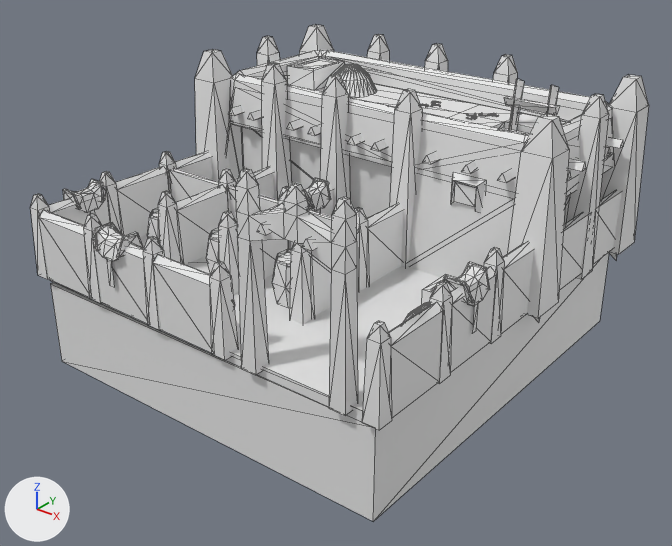
The COLLADA model art/meshes/structural/mande/stable.dae as it was, and as the next commit left it.
Both versions are drawn from a 50 mm lens placed at (23.3, -29.0, 17.2), pointed at (0.8, -0.9, -0.3). The axes (+X, +Y, +Z) are drawn at lower left. The lights are the same throughout. The older version comes first. Mesh edges are drawn as thin lines.

Before the edit, the objects in view are built like this:
```python
me_esfera_777 = bpy.data.meshes.new('Esfera.777')
me_esfera_777.from_pydata(...)  # 2060 vertices, 3264 faces; spans x -9.0..9.7, y -9.5..9.6, z -4.2..7.6
me_esfera_777.materials.append(mat_a_a____text_mandé_finais)  # white #e7e7e7
ob_stable = bpy.data.objects.new('stable', me_esfera_777)
ob_stable.location = (0.0, 0.0, 0.0)
```
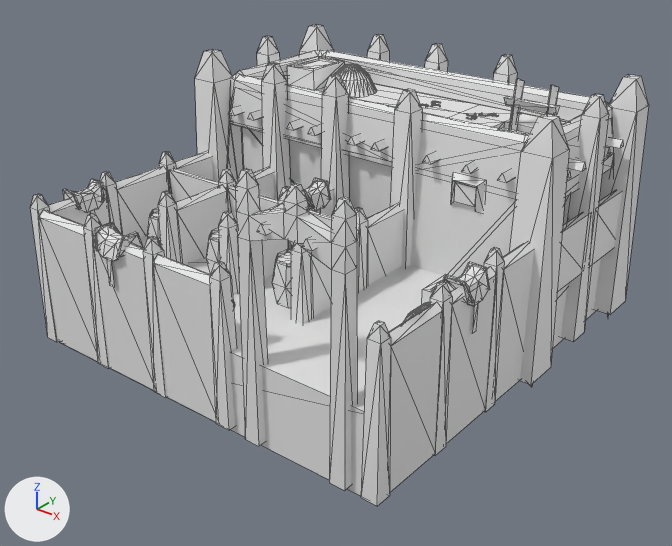
Changed parts and their boxes (x1, y1, x2, y2) in the pictures (672 x 546 px; the box of a moved part takes in the faces that stretch with it):
'stable', reshaped
    before: (30, 25, 649, 521)
    after: (30, 25, 649, 506)
part 1 of me_esfera_777, deleted
    before: (51, 253, 609, 521)
part 2 of me_esfera_777, moved or reshaped
    before: (31, 55, 647, 430)
    after: (31, 55, 647, 506)

The edits, one by one:
me_esfera_777 is used by ob_stable; location (0.0, 0.0, 0.0).
me_esfera_777 had 2060 vertices, 3264 faces and spanned x -9.0..9.7, y -9.5..9.6, z -4.2..7.6.
me_esfera_777 now has 2052 vertices, 3254 faces and spans x -9.0..9.7, y -9.5..9.6, z -3.7..7.6.
me_esfera_777 part 1: the loose piece of 8 vertices spanning x -8.1..8.9, y -9.0..8.9, z -4.2..-0.2 is deleted.
Part 2, on me_esfera_777:
4 faces are deleted.
214 vertices in x -9.0..9.7, y -9.3..9.6, z -0.7..0.0 move by (0.0, 0.0, -3.0).
4 new faces join them.
